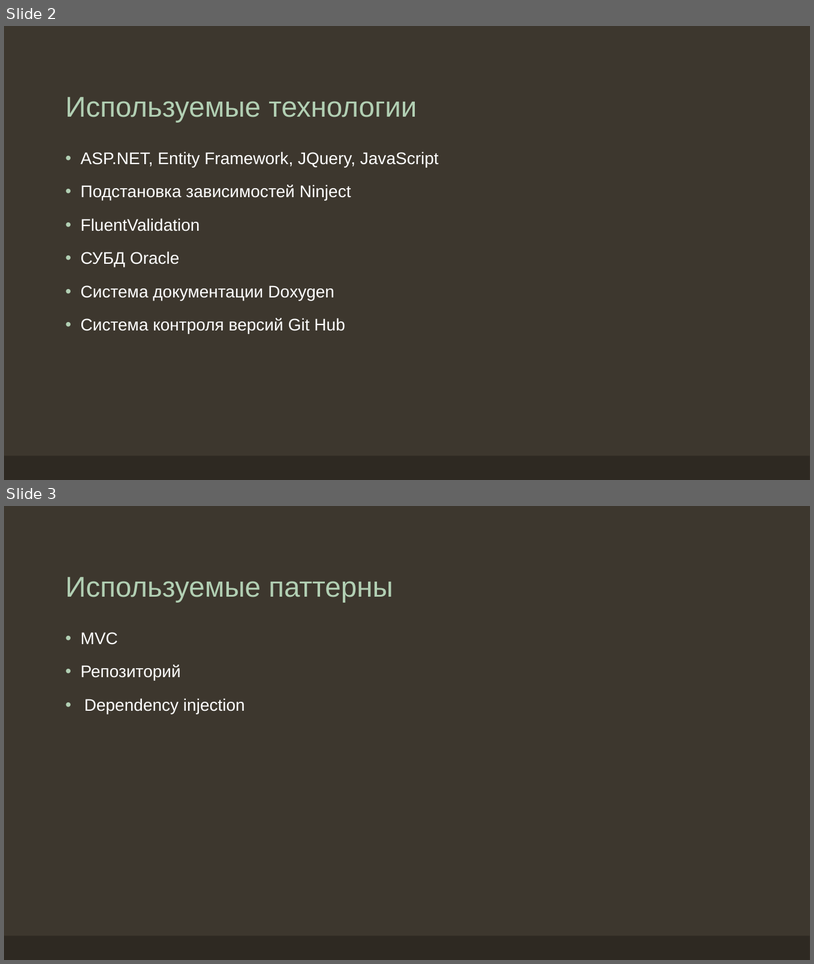
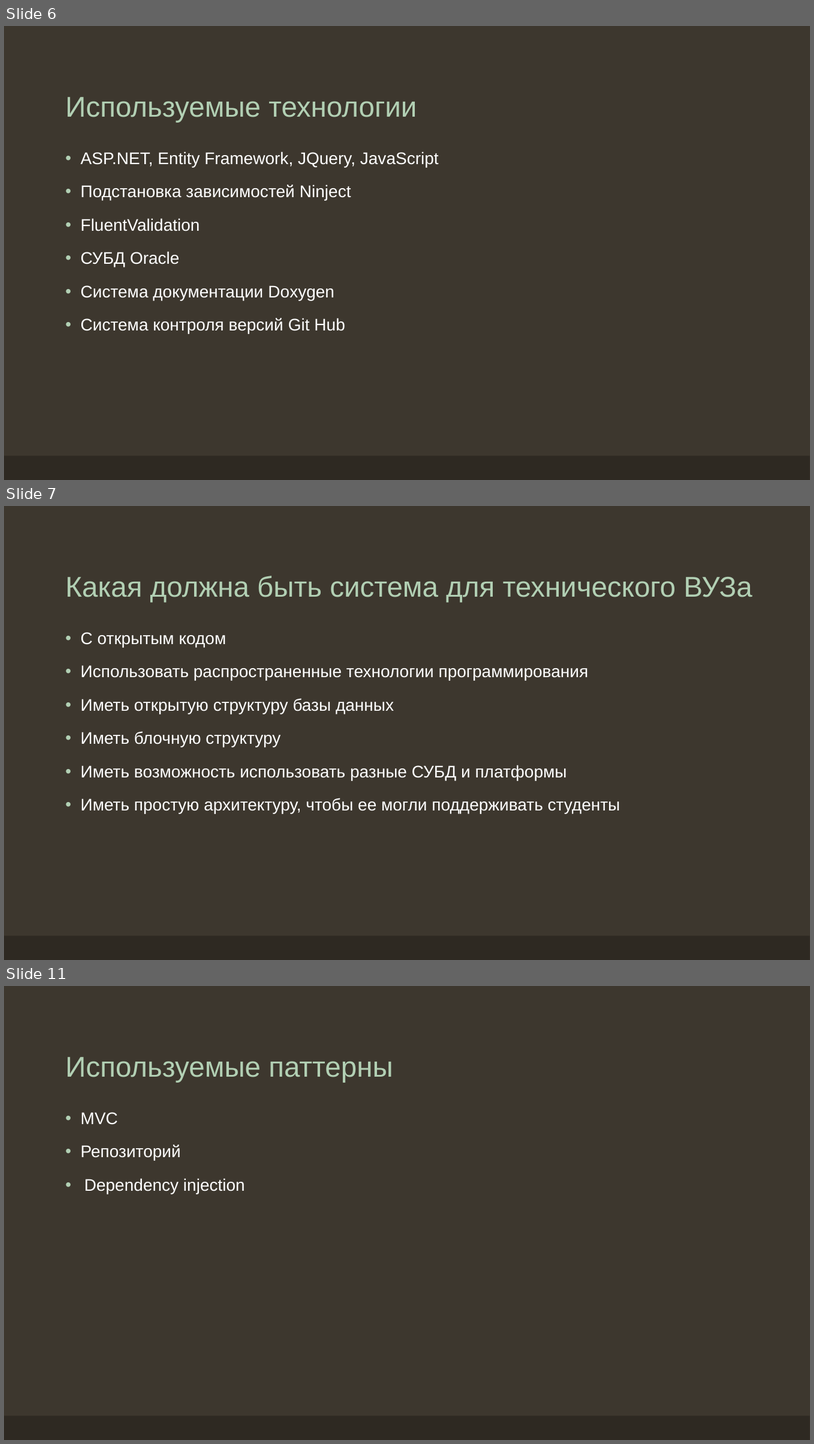
Before and after one commit to Paul-Brustinov/InStudyAsp, a slide deck: Doc/ERP-система учебного заведения.pptx. Shown one above the other, each under a label of ours: slides 2 and 3 before the commit, slides 6, 7 and 11 after it; the slides between them are not shown. The pictures are 814x964 and 814x1444 pixels, drawn with LibreOffice and Linux fonts; fonts in the diff are those of the drawing. Boxes give left, top, right and bottom in pixels: in the first picture for what was removed or moved away, otherwise in the second. Text is boxed around its words. In the diff, an @@ line names an element or a change of style, - is before the commit and + after.

```diff
--- a/Doc/ERP-система учебного заведения.pptx
+++ b/Doc/ERP-система учебного заведения.pptx
@@ slide 7 added at (4,506,810,960), background #3D372E; not listed: 1 template element that a slide beside it also shows @@
@@ title added at (65,576,752,602), 34 pt, text #B2D0B4 @@
+Какая должна быть система для технического ВУЗа
@@ text added at (81,632,621,813), 20 pt, text #FFFFFF @@
+• С открытым кодом
+• Использовать распространенные технологии программирования
+• Иметь открытую структуру базы данных
+• Иметь блочную структуру
+• Иметь возможность использовать разные СУБД и платформы
+• Иметь простую архитектуру, чтобы ее могли поддерживать студенты
@@ what was slide 2 is now slide 6 @@
@@ what was slide 3 is now slide 11 @@
```
Also in this commit, not shown: 1 slide changed, 10 other slides added, 9 slides removed, 1 other file.
